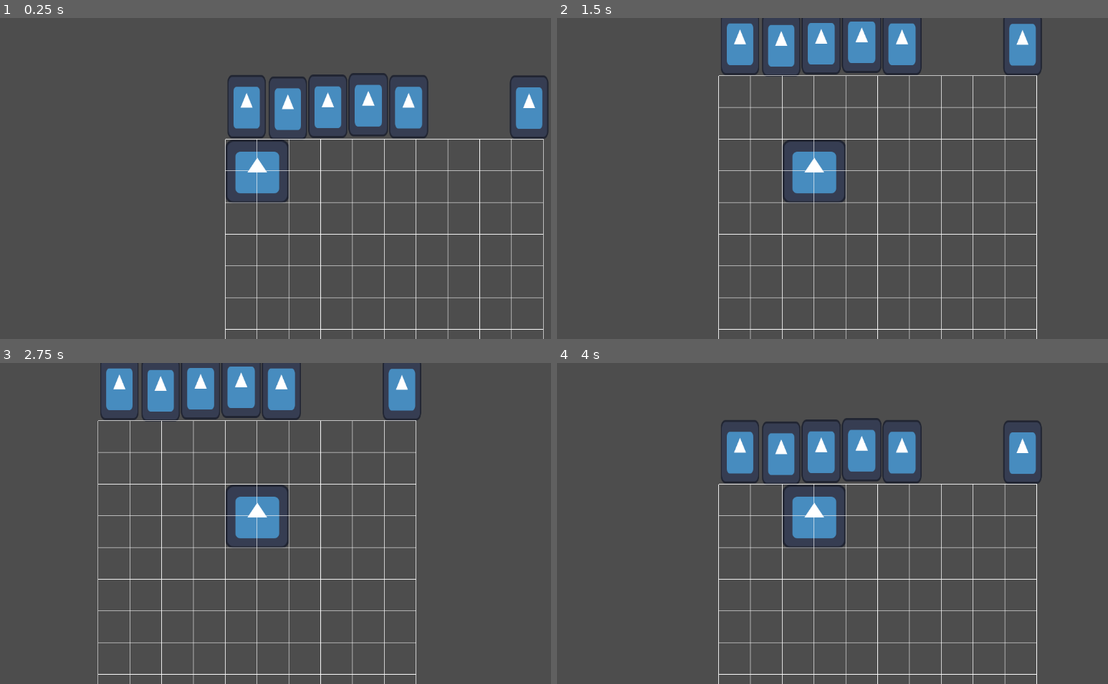
Above: before the commit, frames 1-4 (two rows, left to right).
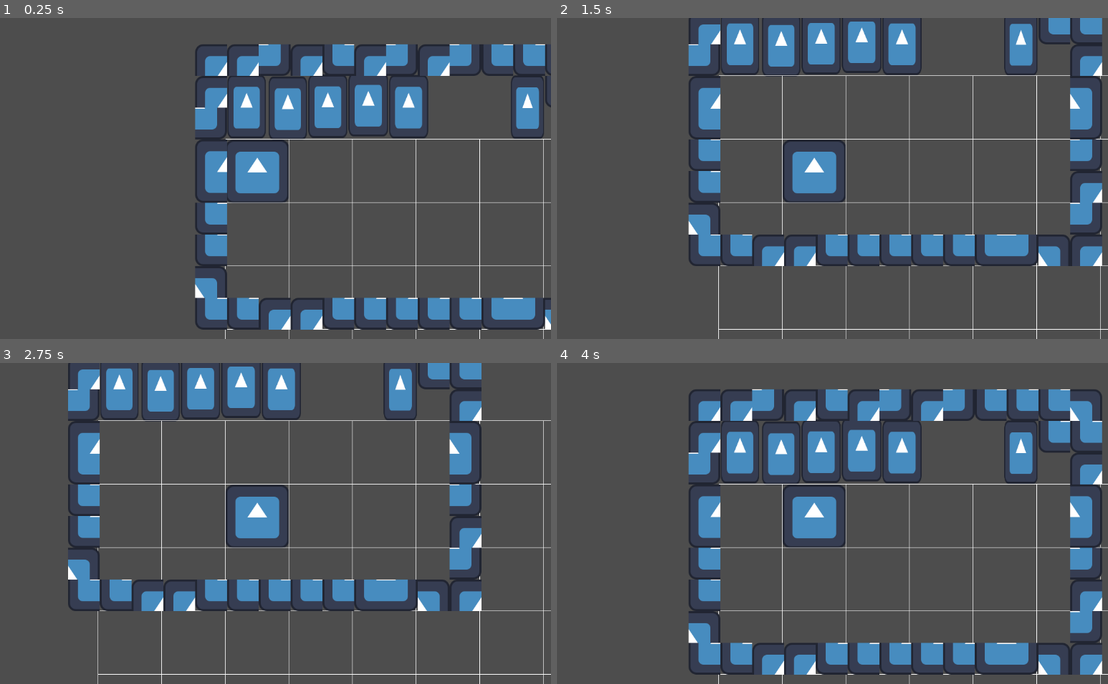
Above: after the commit, the same moments.

Repository: HarrisonDeurwaarder/Liu-Qi-Productions-OGPC-25-26
Game: Godot game, scene res://Scenes/world.tscn
Same seed, same stepped clock (60 frames per second), same inputs: the game is played once before the commit and once after it. The engine's default icon, where the game draws it, is replaced by a stand-in: a white triangle on a blue panel in a dark square.
Inputs:
- Up to frame 1 (0.25 s): no input
- Up to frame 2 (1.5 s): tap Enter at 0.5 s; hold Right (ui_right) 0.53-1.28 s; tap Space at 1.25 s; hold Down (ui_down) from 1.28 s (still down)
- Up to frame 3 (2.75 s): tap Enter at 2 s; release Down (ui_down) at 2.03 s; hold Right (ui_right) from 2.03 s (still down)
- Up to frame 4 (4 s): tap Space at 2.75 s; release Right (ui_right) at 2.78 s; hold Up (ui_up) 2.78-3.53 s; tap Enter at 3.5 s; hold Left (ui_left) from 3.53 s (still down)

The runs differ from the first frame. In frame 1, 11% of the frame differs, in the area x 35-100%, y 8-100%; in frame 2, 11%; in frame 3, 11%; in frame 4, 15%, in the area x 23-100%, y 8-100%.

Commit message:
made a trial tile map

Diff:
--- a/Scenes/grid.gd
+++ b/Scenes/grid.gd
@@ -1,8 +1,8 @@
 extends Node2D
 
-@export var grid_size: int = 64
-@export var grid_width: int = 10
-@export var grid_height: int = 10
+@export var grid_size: int = 128
+@export var grid_width: int = 32
+@export var grid_height: int = 32
 
 func _draw():
 	for x in range(grid_width + 1):
--- a/Scenes/world.tscn
+++ b/Scenes/world.tscn
@@ -10,6 +10,19 @@
 
 [sub_resource type="RectangleShape2D" id="RectangleShape2D_8j60k"]
 size = Vector2(141.24701, 133.99664)
+
+[sub_resource type="TileSetAtlasSource" id="TileSetAtlasSource_8j60k"]
+texture = ExtResource("1_go701")
+texture_region_size = Vector2i(64, 64)
+0:0/next_alternative_id = 2
+0:0/0 = 0
+1:0/0 = 0
+1:1/0 = 0
+0:1/0 = 0
+
+[sub_resource type="TileSet" id="TileSet_8j60k"]
+tile_size = Vector2i(64, 64)
+sources/0 = SubResource("TileSetAtlasSource_8j60k")
 
 [node name="WORLD" type="Node2D"]
 
@@ -53,8 +66,8 @@
 texture = ExtResource("1_go701")
 
 [node name="Icon6" type="Sprite2D" parent="StaticBody2D"]
-position = Vector2(138.68483, 2)
-scale = Vector2(0.13202727, 0.99999994)
+position = Vector2(138, 2)
+scale = Vector2(0.114139706, 0.99999994)
 texture = ExtResource("1_go701")
 
 [node name="Icon5" type="Sprite2D" parent="StaticBody2D"]
@@ -106,3 +119,9 @@
 [node name="CollisionShape2D" type="CollisionShape2D" parent="StaticBody2D2"]
 position = Vector2(76.756386, -3.001709)
 shape = SubResource("RectangleShape2D_8j60k")
+
+[node name="TileMap" type="TileMap" parent="."]
+position = Vector2(3, 0)
+tile_set = SubResource("TileSet_8j60k")
+format = 2
+layer_0/tile_data = PackedInt32Array(327679, 65536, 0, 262143, 0, 1, 196607, 0, 1, 131071, 0, 1, 65535, 0, 0, -1, 65536, 1, -65537, 0, 0, -131073, 0, 0, -196608, 0, 0, -196607, 65536, 1, -196606, 0, 0, -196605, 0, 1, -196604, 0, 0, -196603, 65536, 1, -196602, 0, 0, -196601, 65536, 1, -196600, 0, 1, -196599, 0, 1, -196598, 0, 1, -196597, 65536, 0, -131061, 0, 1, -65525, 0, 0, 11, 65536, 0, 65547, 65536, 1, 131083, 65536, 1, 196619, 0, 0, 262155, 65536, 1, 327691, 0, 0, 327690, 65536, 0, 327689, 65536, 1, 327688, 0, 1, 327687, 0, 1, 327686, 0, 1, 327685, 0, 1, 327684, 0, 1, 327683, 0, 1, 327682, 0, 0, 327681, 0, 0, 327680, 0, 1, 393215, 0, 1, -131062, 0, 1)
Not shown: 1 places in Scenes/world.tscn that only renumber resources
